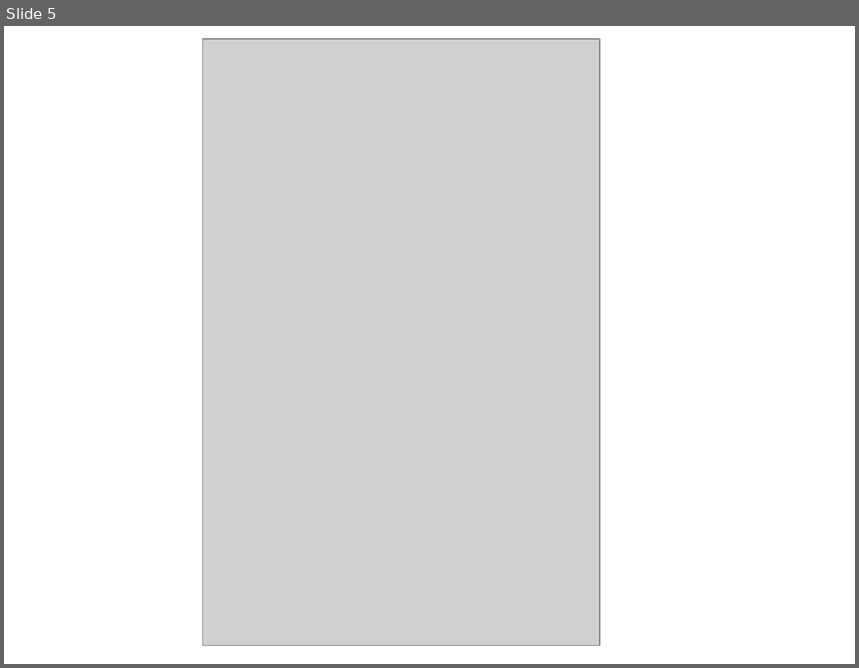
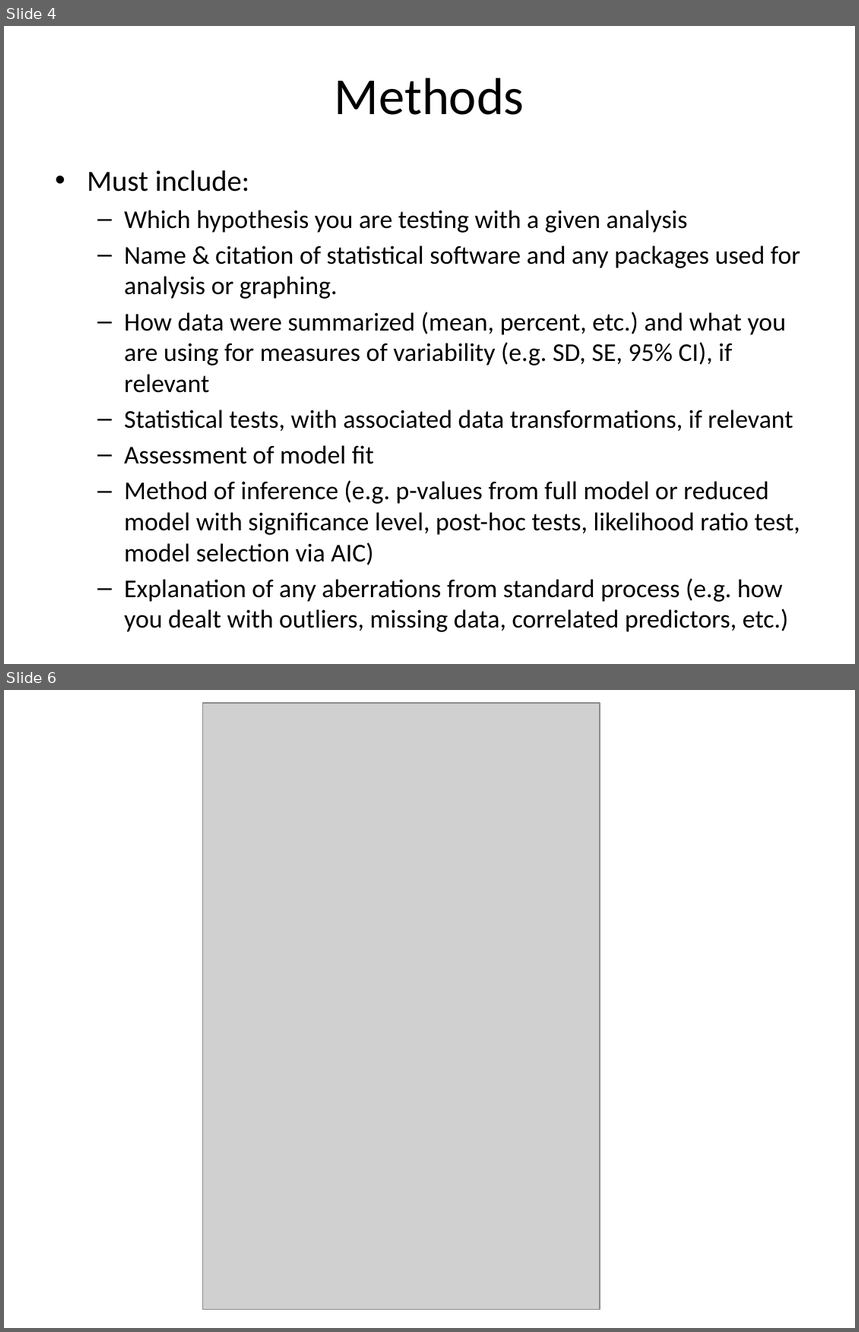
Before and after one commit to EEOB590A-Data-Science-in-R-Fall2021/CourseMaterials, a slide deck: 8. Writing a manuscript/what to include in a paper.pptx. Shown one above the other, each under a label of ours: slide 5 before the commit, slides 4 and 6 after it; the slides between them are not shown. The pictures are 859x668 and 859x1332 pixels, drawn with LibreOffice and Linux fonts; fonts in the diff are those of the drawing; grey boxes stand for pictures. Boxes give left, top, right and bottom in pixels: in the first picture for what was removed or moved away, otherwise in the second. Text is boxed around its words. In the diff, an @@ line names an element or a change of style, - is before the commit and + after.

```diff
--- a/8. Writing a manuscript/what to include in a paper.pptx
+++ b/8. Writing a manuscript/what to include in a paper.pptx
@@ slide 4 added at box(4, 26, 855, 664), background #FFFFFF @@
@@ title added at box(335, 78, 525, 115), 44 pt, text #000000 @@
+Methods
@@ text added at box(87, 170, 800, 632), 21.7 pt, text #000000 @@
+• Must include:
+  – Which hypothesis you are testing with a given analysis
+  – Name & citation of statistical software and any packages used for analysis or graphing.
+  – How data were summarized (mean, percent, etc.) and what you are using for measures of variability (e.g. SD, SE, 95% CI), if relevant
+  – Statistical tests, with associated data transformations, if relevant
+  – Assessment of model fit
+  – Method of inference (e.g. p-values from full model or reduced model with significance level, post-hoc tests, likelihood ratio test, model selection via AIC)
+  – Explanation of any aberrations from standard process (e.g. how you dealt with outliers, missing data, correlated predictors, etc.)
@@ what was slide 5 is now slide 6 @@
```
Also in this commit, not shown: 5 slides changed, 3 other files.
